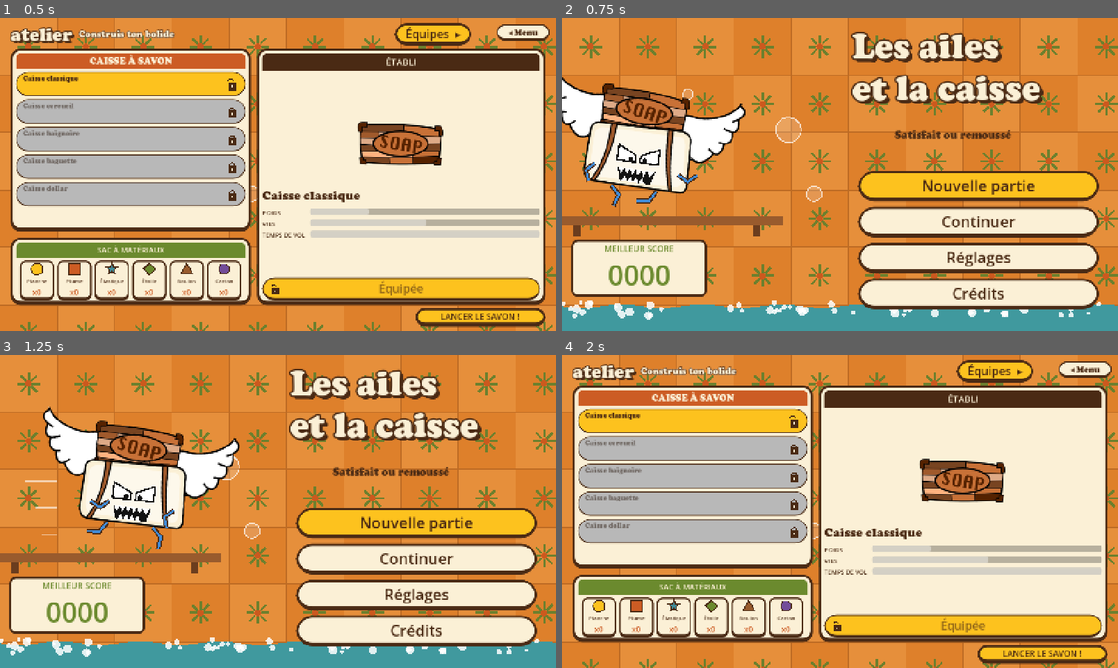
Above: before the commit, frames 1-4 (two rows, left to right).
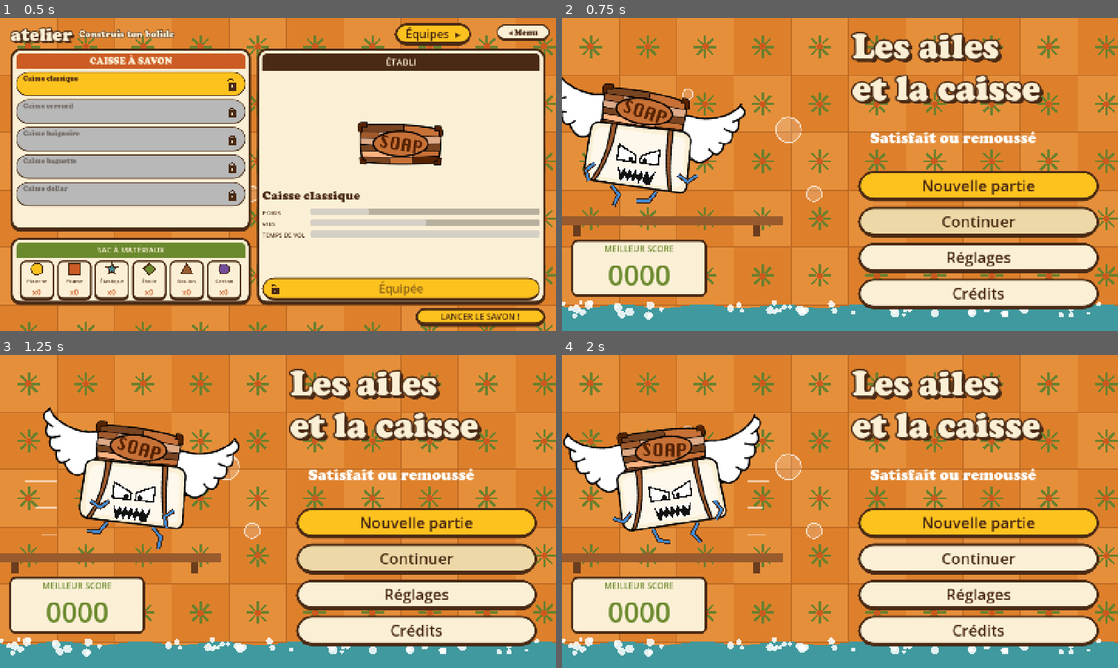
Above: after the commit, the same moments.

Repository: atostivint/LesAilesEtLaCaisse
Game: Godot game, scene res://scenes/atelier.tscn
Same seed, same stepped clock (60 frames per second), same inputs: the game is played once before the commit and once after it.
Inputs (mouse positions are in pixels of both pictures, inside the frame that each line leads up to):
- Up to frame 1 (0.5 s): no input
- Up to frame 2 (0.75 s): click "◂ Menu" at 0.5 s
- Up to frame 3 (1.25 s): no input
- Up to frame 4 (2 s): click (979, 558) at 1.25 s, where only the run before the commit has a clickable "Continuer"

Frame 1 is identical in both runs. In frame 2, 4.0% of the frame differs, in the area x 53-97%, y 35-69%; in frame 3, 4.0%; in frame 4, 80%, in the area x 0-100%, y 1-100%.

Commit message:
Menu : parties (3 emplacements), sous-titre blanc, jambes qui suivent le sens de course, thème avec texte orange au survol
Co-Authored-By: Claude Haiku 5.5 <noreply@anthropic.com>

Diff:
--- a/Mathilde/main_menu.tscn
+++ b/Mathilde/main_menu.tscn
@@ -135,9 +135,9 @@
 offset_top = 290.0
 offset_right = 1272.0
 offset_bottom = 350.0
-theme_override_colors/font_color = Color(0.29, 0.165, 0.078, 1)
+theme_override_colors/font_color = Color(1, 1, 1, 1)
 theme_override_fonts/font = ExtResource("5_font")
-theme_override_font_sizes/font_size = 28
+theme_override_font_sizes/font_size = 40
 text = "Satisfait ou remoussé"
 horizontal_alignment = 1
 
@@ -155,7 +155,6 @@
 theme_override_colors/font_color = Color(0.29, 0.165, 0.078, 1)
 theme_override_colors/font_focus_color = Color(0.29, 0.165, 0.078, 1)
 theme_override_colors/font_pressed_color = Color(0.29, 0.165, 0.078, 1)
-theme_override_colors/font_hover_color = Color(0.29, 0.165, 0.078, 1)
 theme_override_font_sizes/font_size = 40
 theme_override_styles/normal = SubResource("btn_yellow")
 theme_override_styles/pressed = SubResource("btn_yellow")
--- a/main_menu.gd
+++ b/main_menu.gd
@@ -1,8 +1,7 @@
 extends Control
 
 
-const EQUIPES_SCENE := "res://scenes/equipes.tscn"
-const GAME_SCENE := "res://scenes/atelier.tscn"
+const PARTIES_SCENE := "res://scenes/parties.tscn"
 const REGLAGES_SCENE := "res://scenes/reglages.tscn"
 const CREDITS_SCENE := "res://scenes/credits.tscn"
 
@@ -11,18 +10,20 @@
 	Musique.jouer()
 	# Le volume enregistré dans les réglages s'applique dès le menu
 	preload("res://scripts/reglages.gd").appliquer_volume()
-	# « Continuer » n'est disponible que s'il existe une partie sauvegardée
-	$Boutons/Continuer.disabled = not GameState.has_save()
+	# « Continuer » n'est disponible que s'il existe au moins une partie sauvegardée
+	$Boutons/Continuer.disabled = not GameState.any_save()
 
 
 func _on_jouer_pressed() -> void:
-	# Nouvelle partie : progression remise à zéro, puis choix de l'équipe
-	GameState.reset()
-	get_tree().change_scene_to_file(EQUIPES_SCENE)
+	# Nouvelle partie : on choisit l'emplacement, puis l'équipe
+	GameState.mode = "nouvelle"
+	get_tree().change_scene_to_file(PARTIES_SCENE)
 
 
 func _on_continuer_pressed() -> void:
-	get_tree().change_scene_to_file(GAME_SCENE)
+	# Continuer : on choisit la partie à reprendre
+	GameState.mode = "continuer"
+	get_tree().change_scene_to_file(PARTIES_SCENE)
 
 
 func _on_reglages_pressed() -> void:
--- a/project.godot
+++ b/project.godot
@@ -48,3 +48,7 @@
 
 rendering_device/driver.windows="d3d12"
 renderer/rendering_method="gl_compatibility"
+
+[gui]
+
+theme/custom="res://theme/da.tres"
--- a/scenes/atelier.tscn
+++ b/scenes/atelier.tscn
@@ -321,7 +321,6 @@
 custom_minimum_size = Vector2(0, 60)
 layout_mode = 2
 theme_override_colors/font_color = Color(0.29, 0.165, 0.078, 1)
-theme_override_colors/font_hover_color = Color(0.29, 0.165, 0.078, 1)
 theme_override_colors/font_pressed_color = Color(0.29, 0.165, 0.078, 1)
 theme_override_colors/font_disabled_color = Color(0.29, 0.165, 0.078, 0.6)
 theme_override_font_sizes/font_size = 30
@@ -354,7 +353,6 @@
 custom_minimum_size = Vector2(340, 48)
 layout_mode = 2
 theme_override_colors/font_color = Color(0.29, 0.165, 0.078, 1)
-theme_override_colors/font_hover_color = Color(0.29, 0.165, 0.078, 1)
 theme_override_colors/font_pressed_color = Color(0.29, 0.165, 0.078, 1)
 theme_override_colors/font_focus_color = Color(0.29, 0.165, 0.078, 1)
 theme_override_font_sizes/font_size = 22
--- a/scenes/bouton_menu.tscn
+++ b/scenes/bouton_menu.tscn
@@ -20,7 +20,7 @@
 content_margin_bottom = 6.0
 
 [sub_resource type="StyleBoxFlat" id="survol"]
-bg_color = Color(0.99, 0.76, 0.12, 1)
+bg_color = Color(0.984, 0.941, 0.839, 1)
 border_width_left = 4
 border_width_top = 4
 border_width_right = 4
@@ -46,7 +46,6 @@
 offset_bottom = -16.0
 grow_vertical = 0
 theme_override_colors/font_color = Color(0.29, 0.165, 0.078, 1)
-theme_override_colors/font_hover_color = Color(0.29, 0.165, 0.078, 1)
 theme_override_colors/font_pressed_color = Color(0.29, 0.165, 0.078, 1)
 theme_override_colors/font_focus_color = Color(0.29, 0.165, 0.078, 1)
 theme_override_fonts/font = ExtResource("2_font")
--- /dev/null
+++ b/scenes/parties.tscn
@@ -0,0 +1,66 @@
+[gd_scene load_steps=5 format=3]
+
+[ext_resource type="Script" path="res://scripts/parties.gd" id="1_parties"]
+[ext_resource type="Script" path="res://scripts/carrelage.gd" id="2_tile"]
+[ext_resource type="FontFile" path="res://fonts/COOPBL.TTF" id="3_font"]
+[ext_resource type="PackedScene" path="res://scenes/bouton_menu.tscn" id="4_menu"]
+
+[node name="Parties" type="Control"]
+layout_mode = 3
+anchors_preset = 15
+anchor_right = 1.0
+anchor_bottom = 1.0
+script = ExtResource("1_parties")
+
+[node name="Fond" type="Control" parent="."]
+layout_mode = 1
+anchors_preset = 15
+anchor_right = 1.0
+anchor_bottom = 1.0
+grow_horizontal = 2
+grow_vertical = 2
+script = ExtResource("2_tile")
+
+[node name="Marge" type="MarginContainer" parent="."]
+layout_mode = 1
+anchors_preset = 15
+anchor_right = 1.0
+anchor_bottom = 1.0
+grow_horizontal = 2
+grow_vertical = 2
+theme_override_constants/margin_left = 60
+theme_override_constants/margin_top = 24
+theme_override_constants/margin_right = 60
+theme_override_constants/margin_bottom = 40
+
+[node name="Main" type="VBoxContainer" parent="Marge"]
+layout_mode = 2
+theme_override_constants/separation = 28
+
+[node name="Titre" type="Label" parent="Marge/Main"]
+layout_mode = 2
+theme_override_colors/font_color = Color(0.984, 0.941, 0.839, 1)
+theme_override_colors/font_outline_color = Color(0.29, 0.165, 0.078, 1)
+theme_override_colors/font_shadow_color = Color(0.29, 0.165, 0.078, 1)
+theme_override_constants/outline_size = 12
+theme_override_constants/shadow_offset_x = 6
+theme_override_constants/shadow_offset_y = 6
+theme_override_fonts/font = ExtResource("3_font")
+theme_override_font_sizes/font_size = 56
+text = "parties"
+
+[node name="Cartes" type="HBoxContainer" parent="Marge/Main"]
+unique_name_in_owner = true
+layout_mode = 2
+size_flags_vertical = 3
+theme_override_constants/separation = 24
+
+[node name="BoutonMenu" parent="." instance=ExtResource("4_menu")]
+anchor_left = 1.0
+anchor_right = 1.0
+anchor_top = 0.0
+anchor_bottom = 0.0
+offset_left = -156.0
+offset_top = 16.0
+offset_right = -16.0
+offset_bottom = 60.0
--- a/scenes/score_bon.tscn
+++ b/scenes/score_bon.tscn
@@ -247,7 +247,6 @@
 custom_minimum_size = Vector2(0, 56)
 layout_mode = 2
 theme_override_colors/font_color = Color(0.984, 0.941, 0.839, 1)
-theme_override_colors/font_hover_color = Color(0.984, 0.941, 0.839, 1)
 theme_override_fonts/font = ExtResource("3_font")
 theme_override_font_sizes/font_size = 32
 theme_override_styles/normal = SubResource("bouton")
--- a/scenes/score_catastrophe.tscn
+++ b/scenes/score_catastrophe.tscn
@@ -247,7 +247,6 @@
 custom_minimum_size = Vector2(0, 56)
 layout_mode = 2
 theme_override_colors/font_color = Color(0.984, 0.941, 0.839, 1)
-theme_override_colors/font_hover_color = Color(0.984, 0.941, 0.839, 1)
 theme_override_fonts/font = ExtResource("3_font")
 theme_override_font_sizes/font_size = 32
 theme_override_styles/normal = SubResource("bouton")
--- a/scenes/score_excellent.tscn
+++ b/scenes/score_excellent.tscn
@@ -246,7 +246,6 @@
 custom_minimum_size = Vector2(0, 56)
 layout_mode = 2
 theme_override_colors/font_color = Color(0.984, 0.941, 0.839, 1)
-theme_override_colors/font_hover_color = Color(0.984, 0.941, 0.839, 1)
 theme_override_fonts/font = ExtResource("3_font")
 theme_override_font_sizes/font_size = 32
 theme_override_styles/normal = SubResource("bouton")
--- a/scenes/score_mauvais.tscn
+++ b/scenes/score_mauvais.tscn
@@ -247,7 +247,6 @@
 custom_minimum_size = Vector2(0, 56)
 layout_mode = 2
 theme_override_colors/font_color = Color(0.984, 0.941, 0.839, 1)
-theme_override_colors/font_hover_color = Color(0.984, 0.941, 0.839, 1)
 theme_override_fonts/font = ExtResource("3_font")
 theme_override_font_sizes/font_size = 32
 theme_override_styles/normal = SubResource("bouton")
--- a/scenes/score_moyen.tscn
+++ b/scenes/score_moyen.tscn
@@ -247,7 +247,6 @@
 custom_minimum_size = Vector2(0, 56)
 layout_mode = 2
 theme_override_colors/font_color = Color(0.984, 0.941, 0.839, 1)
-theme_override_colors/font_hover_color = Color(0.984, 0.941, 0.839, 1)
 theme_override_fonts/font = ExtResource("3_font")
 theme_override_font_sizes/font_size = 32
 theme_override_styles/normal = SubResource("bouton")
--- a/scripts/game_state.gd
+++ b/scripts/game_state.gd
@@ -1,17 +1,21 @@
 extends Node
 ## Mémoire du jeu entre les scènes et entre les lancements (autoload "GameState").
 ## Tout ce qui doit survivre au changement de scène ou à la fermeture du jeu vit ici :
-## matériaux, caisses débloquées, équipe choisie, record, n° de vol, classement.
-## Sauvegarde dans user://save.json à chaque changement important.
+## matériaux, caisses débloquées, équipe choisie, record, n° de vol.
+## Il y a trois emplacements de partie (slots) : chacun a son fichier user://save_N.json.
+## Le classement est commun aux trois parties : user://classement.json.
 ##
 ## Pendant que le jeu tourne, ouvre l'arbre "Distant" (Remote) de l'éditeur :
 ## GameState > tuning te permet de modifier les réglages EN DIRECT (non sauvegardé !).
 
 const START_CRATE := "classique"
-const FICHIER := "user://save.json"
+const NB_SLOTS := 3
+const FICHIER_CLASSEMENT := "user://classement.json"
 const CLASSEMENT_MAX := 10
 
 var tuning: Tuning = preload("res://data/tuning.tres")
+var slot := 0            # emplacement de partie en cours (0 à NB_SLOTS - 1)
+var mode := ""           # "nouvelle" ou "continuer" : ce que l'écran des emplacements doit faire
 var materials := {}      # matériau -> quantité en stock
 var unlocked: Array[String] = [START_CRATE]
 var equipped := START_CRATE
@@ -27,12 +31,34 @@
 
 
 func _ready() -> void:
-	if not load_game():
-		reset()
-
-
-func has_save() -> bool:
-	return FileAccess.file_exists(FICHIER)
+	_charger_classement()
+
+
+func chemin(numero: int) -> String:
+	return "user://save_%d.json" % numero
+
+
+func has_slot(numero: int) -> bool:
+	return FileAccess.file_exists(chemin(numero))
+
+
+func any_save() -> bool:
+	for i in NB_SLOTS:
+		if has_slot(i):
+			return true
+	return false
+
+
+func resume(numero: int) -> String:
+	## Ligne de résumé d'un emplacement (pour l'écran des parties).
+	if not has_slot(numero):
+		return "Partie vide"
+	var donnees = _lire_json(chemin(numero))
+	if typeof(donnees) != TYPE_DICTIONARY:
+		return "Partie vide"
+	var nb_caisses: int = donnees.get("unlocked", []).size()
+	var record := float(donnees.get("best", 0.0))
+	return "Vol n° %d   ·   %d caisse(s)   ·   Record %s" % [int(donnees.get("turn", 1)), nb_caisses, tuning.cm(record)]
 
 
 func stock(mat: String) -> int:
@@ -98,17 +124,28 @@
 	save_game()
 
 
+func nouvelle_partie(numero: int) -> void:
+	## Démarre une partie vide dans l'emplacement donné (les autres ne sont pas touchés).
+	slot = numero
+	reset()
+
+
+func charger_partie(numero: int) -> bool:
+	slot = numero
+	return _charger_slot()
+
+
 func ajouter_au_classement(nom: String, distance: float, palier: String) -> void:
 	## Ajoute un score (distance en unités internes) et garde les meilleurs.
 	classement.append({"nom": nom, "distance": distance, "palier": palier})
 	classement.sort_custom(func(a, b): return a["distance"] > b["distance"])
 	if classement.size() > CLASSEMENT_MAX:
 		classement.resize(CLASSEMENT_MAX)
-	save_game()
+	_sauver_json(FICHIER_CLASSEMENT, {"classement": classement})
 
 
 func reset() -> void:
-	## Nouvelle partie : efface la progression (le classement est conservé).
+	## Efface la progression de l'emplacement en cours (le classement est conservé).
 	materials = {}
 	unlocked = [START_CRATE]
 	equipped = START_CRATE
@@ -118,27 +155,20 @@
 	won_turn = 0
 	last_run = {}
 	score_en_attente = false
+	equipe = -1
+	couleur = 0
 	save_game()
 
 
 func save_game() -> void:
-	var donnees := {
+	_sauver_json(chemin(slot), {
 		"materials": materials, "unlocked": unlocked, "equipped": equipped, "best": best,
 		"turn": turn, "won": won, "won_turn": won_turn, "equipe": equipe, "couleur": couleur,
-		"classement": classement,
-	}
-	var f := FileAccess.open(FICHIER, FileAccess.WRITE)
-	if f:
-		f.store_string(JSON.stringify(donnees))
-
-
-func load_game() -> bool:
-	if not has_save():
-		return false
-	var f := FileAccess.open(FICHIER, FileAccess.READ)
-	if f == null:
-		return false
-	var donnees = JSON.parse_string(f.get_as_text())
+	})
+
+
+func _charger_slot() -> bool:
+	var donnees = _lire_json(chemin(slot))
 	if typeof(donnees) != TYPE_DICTIONARY:
 		return false
 	materials = donnees.get("materials", {})
@@ -152,5 +182,27 @@
 	won_turn = int(donnees.get("won_turn", 0))
 	equipe = int(donnees.get("equipe", -1))
 	couleur = int(donnees.get("couleur", 0))
-	classement = donnees.get("classement", [])
+	last_run = {}
+	score_en_attente = false
 	return true
+
+
+func _charger_classement() -> void:
+	var donnees = _lire_json(FICHIER_CLASSEMENT)
+	if typeof(donnees) == TYPE_DICTIONARY:
+		classement = donnees.get("classement", [])
+
+
+func _sauver_json(fichier: String, donnees: Dictionary) -> void:
+	var f := FileAccess.open(fichier, FileAccess.WRITE)
+	if f:
+		f.store_string(JSON.stringify(donnees))
+
+
+func _lire_json(fichier: String):
+	if not FileAccess.file_exists(fichier):
+		return null
+	var f := FileAccess.open(fichier, FileAccess.READ)
+	if f == null:
+		return null
+	return JSON.parse_string(f.get_as_text())
--- a/scripts/menu_runner.gd
+++ b/scripts/menu_runner.gd
@@ -114,7 +114,8 @@
 
 func _dir_of(angle: float) -> Vector2:
 	# Angle mesuré depuis la verticale vers le bas
-	return Vector2(sin(angle), cos(angle))
+	# Miroir selon le sens de la course : jambes et bras se retournent quand le savon repart à gauche
+	return Vector2(sin(angle) * _dir, cos(angle))
 
 
 func _draw_jointed(a: Vector2, b: Vector2, c: Vector2) -> void:
--- /dev/null
+++ b/scripts/parties.gd
@@ -0,0 +1,88 @@
+extends Control
+## Écran des parties : trois emplacements. « Nouvelle partie » vide un emplacement et passe par les équipes ;
+## « Continuer » reprend une partie existante et ouvre l'atelier.
+
+const EQUIPES := "res://scenes/equipes.tscn"
+const ATELIER := "res://scenes/atelier.tscn"
+const FONT := preload("res://fonts/COOPBL.TTF")
+const BRUN := Color(0.29, 0.165, 0.078, 1)
+const CREME := Color(0.984, 0.941, 0.839, 1)
+const JAUNE := Color(0.99, 0.76, 0.12, 1)
+
+@onready var cartes: HBoxContainer = %Cartes
+
+
+func _ready() -> void:
+	Musique.jouer()
+	for i in GameState.NB_SLOTS:
+		cartes.add_child(_carte(i))
+
+
+func _carte(numero: int) -> Control:
+	var carte := PanelContainer.new()
+	carte.size_flags_horizontal = Control.SIZE_EXPAND_FILL
+	carte.add_theme_stylebox_override("panel", _style(CREME, 24, 6, 10))
+	var contenu := VBoxContainer.new()
+	contenu.add_theme_constant_override("separation", 16)
+	carte.add_child(contenu)
+	var titre := Label.new()
+	titre.text = "Partie %d" % (numero + 1)
+	titre.add_theme_font_override("font", FONT)
+	titre.add_theme_font_size_override("font_size", 34)
+	titre.add_theme_color_override("font_color", BRUN)
+	contenu.add_child(titre)
+	var resume := Label.new()
+	resume.text = GameState.resume(numero)
+	resume.autowrap_mode = TextServer.AUTOWRAP_WORD
+	resume.add_theme_font_size_override("font_size", 20)
+	resume.add_theme_color_override("font_color", BRUN)
+	contenu.add_child(resume)
+	var existe := GameState.has_slot(numero)
+	var bouton := Button.new()
+	bouton.custom_minimum_size = Vector2(0, 60)
+	bouton.add_theme_font_override("font", FONT)
+	bouton.add_theme_font_size_override("font_size", 26)
+	bouton.add_theme_color_override("font_color", BRUN)
+	bouton.add_theme_stylebox_override("normal", _style(JAUNE, 30, 6, 10))
+	bouton.add_theme_stylebox_override("hover", _style(CREME, 30, 6, 10))
+	bouton.add_theme_stylebox_override("pressed", _style(JAUNE, 30, 6, 10))
+	bouton.add_theme_stylebox_override("focus", _style(JAUNE, 30, 6, 10))
+	bouton.add_theme_stylebox_override("disabled", _style(Color(0.72, 0.72, 0.72, 1), 30, 6, 10))
+	if GameState.mode == "nouvelle":
+		bouton.text = "Nouvelle partie" if not existe else "Remplacer"
+		bouton.pressed.connect(_on_nouvelle.bind(numero))
+	else:
+		bouton.text = "Continuer"
+		bouton.disabled = not existe
+		bouton.pressed.connect(_on_continuer.bind(numero))
+	contenu.add_child(bouton)
+	return carte
+
+
+func _style(couleur: Color, rayon: int, bord: int, bas: int) -> StyleBoxFlat:
+	var style := StyleBoxFlat.new()
+	style.bg_color = couleur
+	style.border_color = BRUN
+	style.border_width_left = bord
+	style.border_width_top = bord
+	style.border_width_right = bord
+	style.border_width_bottom = bas
+	style.corner_radius_top_left = rayon
+	style.corner_radius_top_right = rayon
+	style.corner_radius_bottom_right = rayon
+	style.corner_radius_bottom_left = rayon
+	style.content_margin_left = 20.0
+	style.content_margin_right = 20.0
+	style.content_margin_top = 14.0
+	style.content_margin_bottom = 14.0
+	return style
+
+
+func _on_nouvelle(numero: int) -> void:
+	GameState.nouvelle_partie(numero)
+	get_tree().change_scene_to_file(EQUIPES)
+
+
+func _on_continuer(numero: int) -> void:
+	if GameState.charger_partie(numero):
+		get_tree().change_scene_to_file(ATELIER)
--- /dev/null
+++ b/theme/da.tres
@@ -0,0 +1,9 @@
+[gd_resource type="Theme" format=3]
+
+[resource]
+Button/colors/font_color = Color(0.29, 0.165, 0.078, 1)
+Button/colors/font_hover_color = Color(0.478, 0.165, 0.031, 1)
+Button/colors/font_focus_color = Color(0.29, 0.165, 0.078, 1)
+Button/colors/font_pressed_color = Color(0.29, 0.165, 0.078, 1)
+Button/colors/font_disabled_color = Color(0.29, 0.165, 0.078, 1)
+Label/colors/font_color = Color(0.29, 0.165, 0.078, 1)
Not shown, added: scripts/parties.gd.uid
